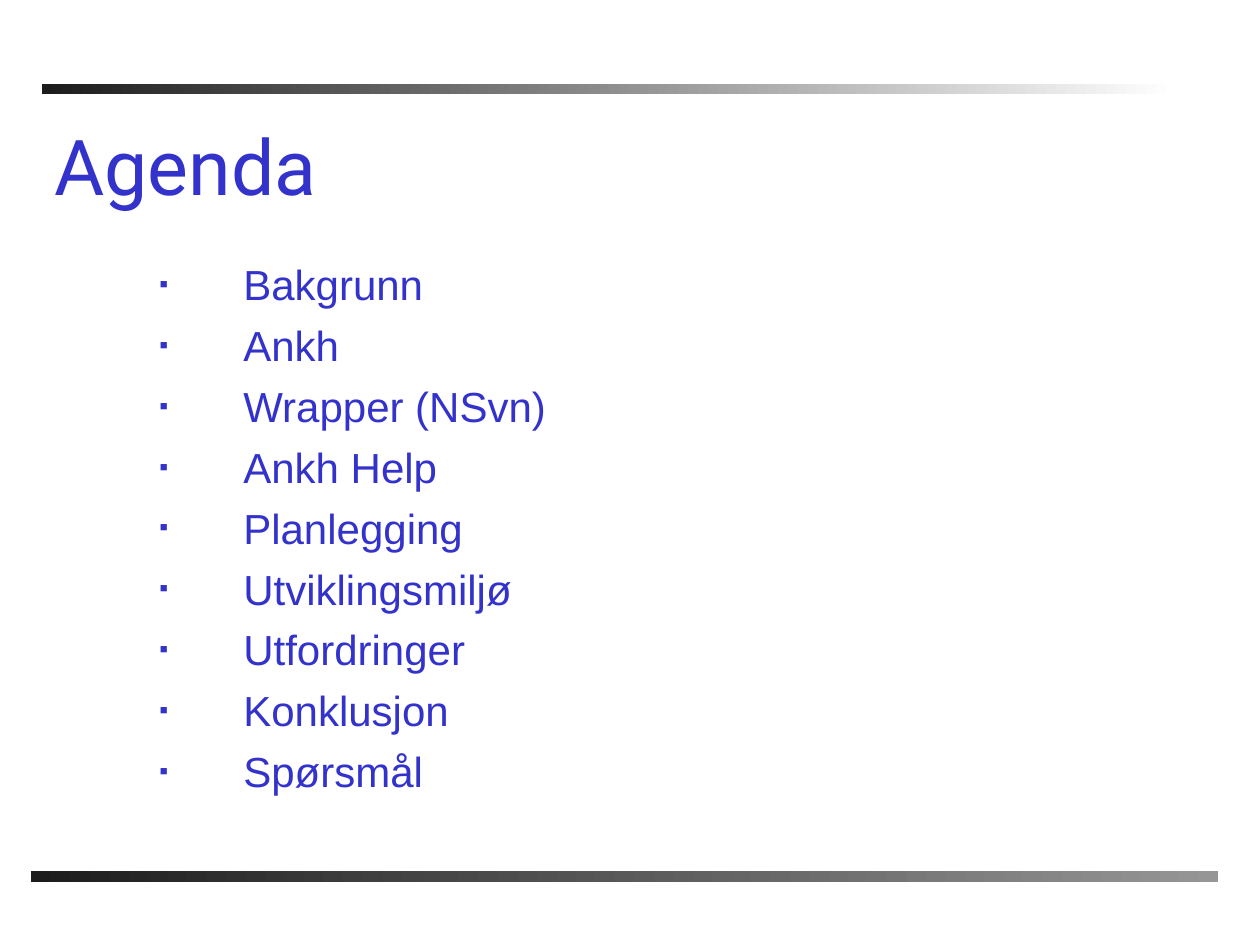
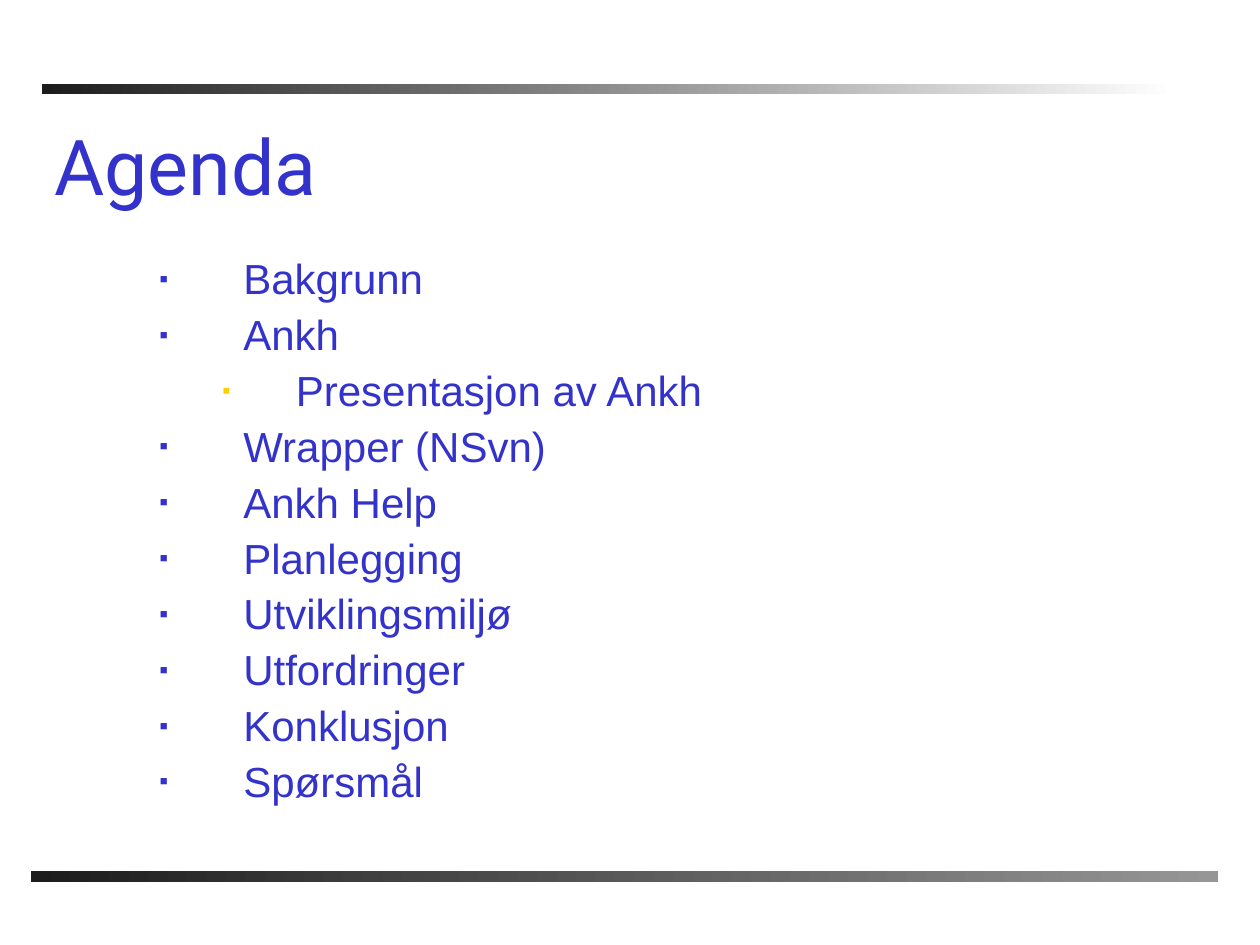
Before and after one commit to PhilJollans/AnkhSVN2019, a slide deck: slide 2 of doc/powerpoint/Subversion_addin_for_VS.NET.ppt. Drawn at 1260x945 pixels with LibreOffice and Linux fonts; fonts in the diff are those of the drawing; background and template pictures are left out. Boxes give left, top, right and bottom in pixels: in the first picture for what was removed or moved away, otherwise in the second. Text is boxed around its words. In the diff, an @@ line names an element or a change of style, - is before the commit and + after.

```diff
--- a/doc/powerpoint/Subversion_addin_for_VS.NET.ppt
+++ b/doc/powerpoint/Subversion_addin_for_VS.NET.ppt
@@ text at box(243, 263, 546, 805): line spacing 1 to 0.9 @@
@@ text at box(296, 375, 702, 414): paragraph added @@
+  ▪ Presentasjon av Ankh
```
Also in this commit, not shown: 9 other slides changed, 2 slides added, 1 slide removed.
